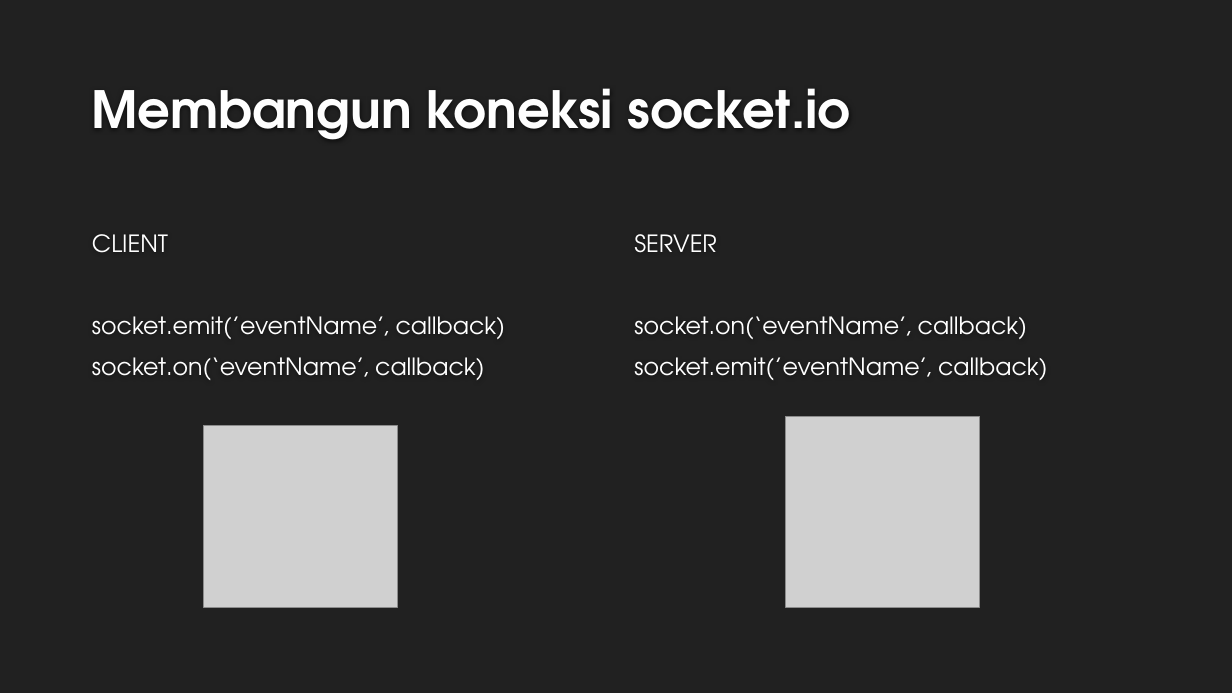
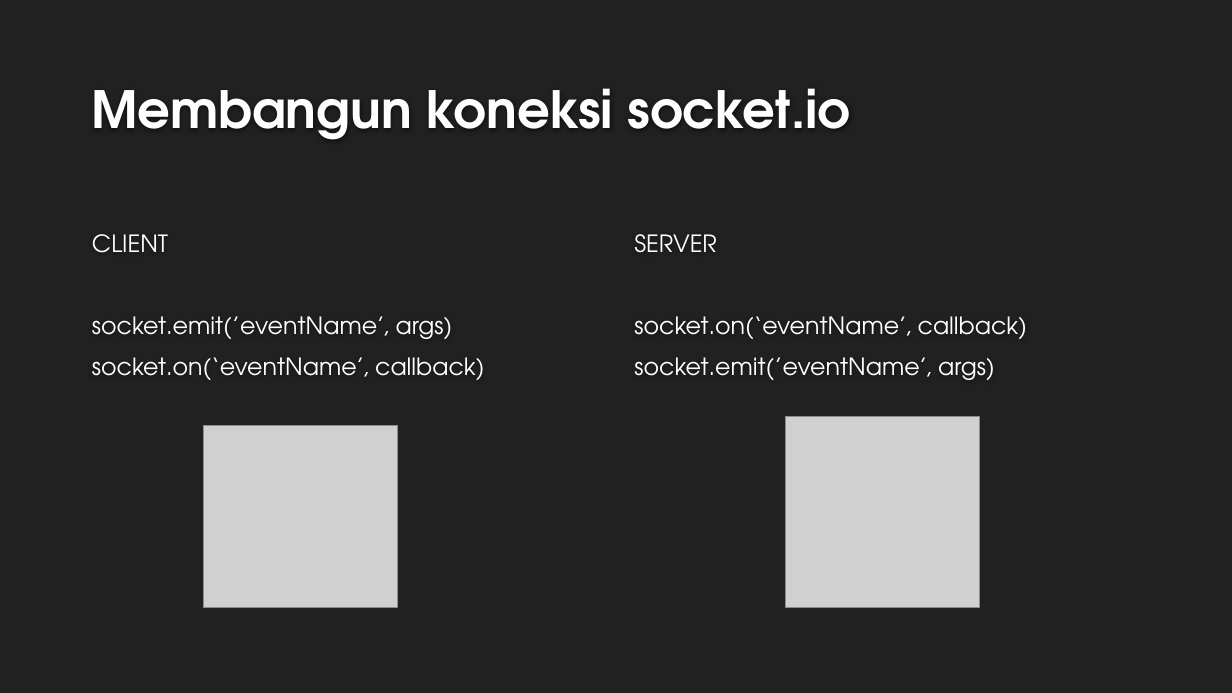
Before and after one commit to priambodop/Skripsi, a slide deck: slide 12 of Slide/slide_sidang.pptx. Drawn at 1232x693 pixels with LibreOffice and Linux fonts; fonts in the diff are those of the drawing; grey boxes stand for pictures; background and template pictures are left out. Boxes give left, top, right and bottom in pixels: in the first picture for what was removed or moved away, otherwise in the second. Text is boxed around its words. In the diff, an @@ line names an element or a change of style, - is before the commit and + after.

```diff
--- a/Slide/slide_sidang.pptx
+++ b/Slide/slide_sidang.pptx
@@ text at box(92, 316, 453, 339): text changed @@
-socket.emit(’eventName’, callback)
+socket.emit(’eventName’, args)
@@ text at box(634, 357, 995, 380): text changed @@
-socket.emit(’eventName’, callback)
+socket.emit(’eventName’, args)
```
Also in this commit, not shown: 6 other slides changed, 10 slides added, 4 slides removed, 5 other files.
